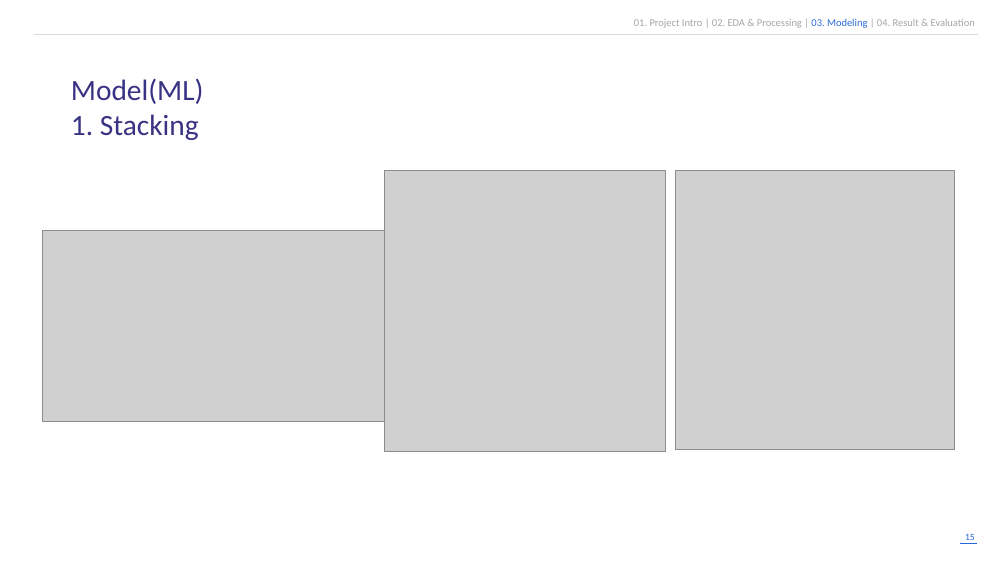
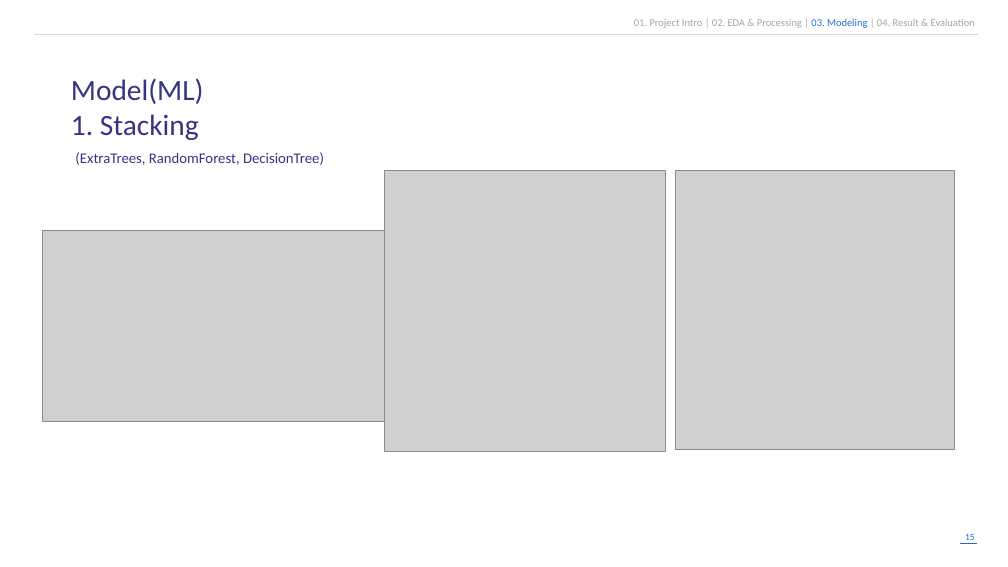
Before and after one commit to kimhyunso/semi_project, a slide deck: slide 15 of Vehicle_repayment_prediction.pptx. Drawn at 1008x567 pixels with LibreOffice and Linux fonts; fonts in the diff are those of the drawing; grey boxes stand for pictures. Boxes give left, top, right and bottom in pixels: in the first picture for what was removed or moved away, otherwise in the second. Text is boxed around its words. In the diff, an @@ line names an element or a change of style, - is before the commit and + after.

```diff
--- a/Vehicle_repayment_prediction.pptx
+++ b/Vehicle_repayment_prediction.pptx
@@ text added at (75,152,324,165), 14 pt, text #393384 @@
+(ExtraTrees, RandomForest, DecisionTree)
```
Also in this commit, not shown: 5 other slides changed, 1 slide added, 48 other files.
